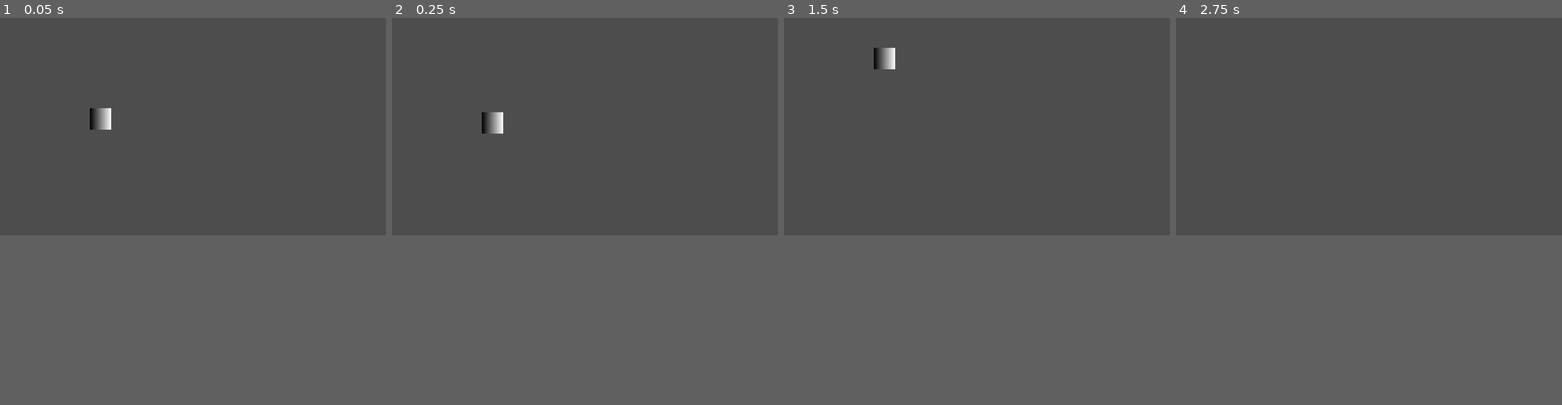
Above: before the commit, frames 1-4 (left to right).
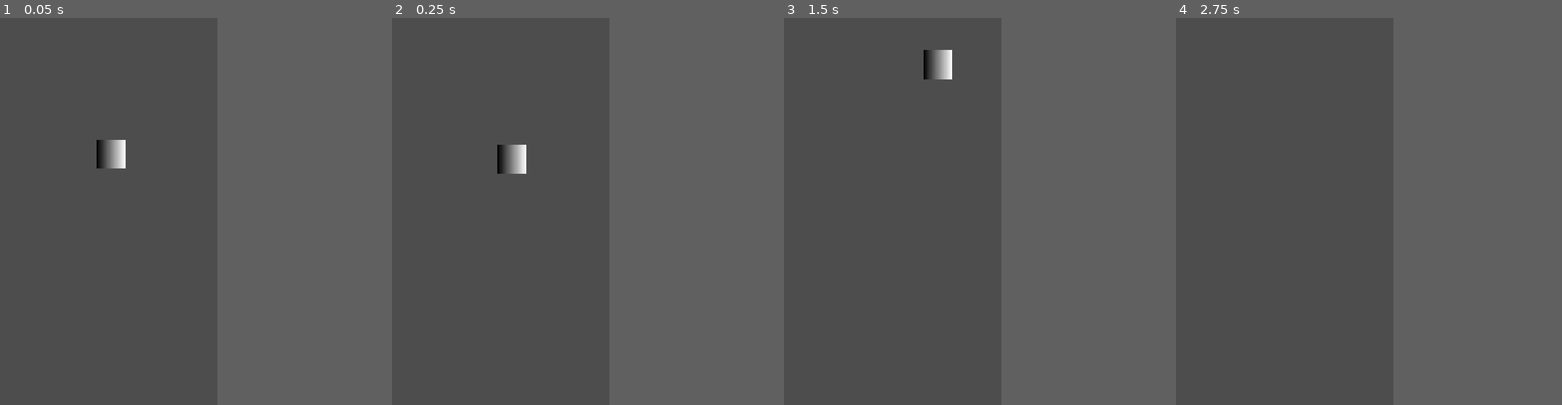
Above: after the commit, the same moments.

Repository: MichelineWL/jelly-rise
Game: Godot game, scene res://main.tscn
Same seed, same stepped clock (60 frames per second), same inputs: the game is played once before the commit and once after it.
Inputs:
- Up to frame 1 (0.05 s): no input
- Up to frame 2 (0.25 s): no input
- Up to frame 3 (1.5 s): hold Space (jump) 0.53-1.28 s; tap Space (jump) at 1.35 s
- Up to frame 4 (2.75 s): tap Space (jump) at 1.52, 1.82 s; hold Space (jump) from 2.03 s (still down)
In our replay, the window is 799x449 before the commit and 450x800 after it. These sizes can differ from the game's own. Grey fills any space a smaller window leaves; there, only what the larger window draws over its background counts as a difference.

The runs differ from the first frame. In frame 1, 0.7% of the frame differs, in the area x 23-33%, y 23-39%; in frame 2, 0.7%; in frame 3, 0.7%; in frame 4, only the window size differs.

Commit message:
feat(player): add oscillate movement, stamina, pity system, and death signal
- Add horizontal auto-oscillation via sine wave (D24 - one-button mechanic)
- Add pity system: ECHO MODE activates when player near bottom (D31)
- Refactor lose condition to emit player_died signal instead of direct reload
- Update main.gd to receive player_died signal and handle game over
- Add score display and pity overlay text to main scene

Diff:
--- /dev/null
+++ b/main.gd
@@ -0,0 +1,7 @@
+extends Node2D
+
+@onready var player = $Player
+@onready var stamina_text = $CanvasLayer/StaminaText
+
+func _process(delta):
+	stamina_text.text = "Stamina: " + str(int(player.stamina))
--- a/main.tscn
+++ b/main.tscn
@@ -1,7 +1,38 @@
 [gd_scene format=3 uid="uid://dgv85wkdkwtfl"]
 
+[ext_resource type="Script" uid="uid://bp67ogtsbu76l" path="res://main.gd" id="1_0xm2m"]
 [ext_resource type="PackedScene" uid="uid://d2xf005wsree6" path="res://player.tscn" id="1_ig7tw"]
 
+[sub_resource type="LabelSettings" id="LabelSettings_0xm2m"]
+
+[sub_resource type="CircleShape2D" id="CircleShape2D_ig7tw"]
+radius = 37.44329
+
 [node name="Main" type="Node2D" unique_id=1493826099]
+script = ExtResource("1_0xm2m")
+
+[node name="CanvasLayer" type="CanvasLayer" parent="." unique_id=1728634134]
+
+[node name="StaminaText" type="Label" parent="CanvasLayer" unique_id=59332146]
+offset_left = -174.0
+offset_top = -180.0
+offset_right = -74.0
+offset_bottom = -157.0
+size_flags_horizontal = 0
+text = "Stamina: 100"
+label_settings = SubResource("LabelSettings_0xm2m")
 
 [node name="Player" parent="." unique_id=984360294 instance=ExtResource("1_ig7tw")]
+
+[node name="Obstacle" type="StaticBody2D" parent="." unique_id=641511488]
+
+[node name="CollisionShape2D" type="CollisionShape2D" parent="Obstacle" unique_id=521962164]
+position = Vector2(58, 88)
+shape = SubResource("CircleShape2D_ig7tw")
+
+[node name="CollisionShape2D2" type="CollisionShape2D" parent="Obstacle" unique_id=600292759]
+position = Vector2(-71, 87)
+shape = SubResource("CircleShape2D_ig7tw")
+disabled = true
+
+[node name="Sprite2D" type="Sprite2D" parent="Obstacle" unique_id=1772411381]
--- a/player.gd
+++ b/player.gd
@@ -1,30 +1,94 @@
 extends CharacterBody2D
 
-@export var gravity := 400.0
+# === PHYSICS ===
+@export var gravity := 350.0
 @export var jump_force := -250.0
-@export var hold_force := -400.0
+@export var hold_force := -380.0
+@export var max_fall_speed := 400.0
 
+# === OSCILLATE (gerak kiri-kanan otomatis) ===
+@export var oscillate_amplitude := 100.0   # seberapa jauh ke kiri/kanan (pixel)
+@export var oscillate_speed := 1.0         # seberapa cepat bolak-balik (rad/detik)
+var oscillate_time := 0.0
+var screen_center_x := 240.0              # tengah layar (480 / 2)
+
+# === STAMINA ===
 var stamina := 100.0
-var max_stamina = 100.0
+var max_stamina := 100.0
+
+# === PITY SYSTEM (D31) ===
+var pity_threshold := 680.0    # kalau Y lebih besar dari ini = mau game over
+var is_pity_active := false
+var pity_timer := 0.0
+var pity_duration := 4.0       # pity bertahan 4 detik
+
+# === SINYAL ===
+signal player_died    # dikirim ke main.gd saat mati
+var is_dead := false
 
 func _ready():
-	position = Vector2(300, 300)
+	position = Vector2(screen_center_x, 300)
 
 func _physics_process(delta):
+	if is_dead:
+		return
+	# --- GRAVITY ---
 	velocity.y += gravity * delta
-
+	velocity.y = min(velocity.y, max_fall_speed)
+	# --- TAP: boost awal ---
 	if Input.is_action_just_pressed("jump"):
 		velocity.y = jump_force
+	# --- HOLD: boost terus ---
+	if Input.is_action_pressed("jump"):
+		if stamina > 0:
+			velocity.y += hold_force * delta
+			stamina -= 25 * delta
+		else:
+			velocity.y += (hold_force * 0.2) * delta
+	else:
+		stamina += 15 * delta
+	stamina = clamp(stamina, 0, max_stamina)
+	# --- OSCILLATE X ---
+	oscillate_time += delta * oscillate_speed
+	position.x = screen_center_x + sin(oscillate_time) * oscillate_amplitude
+	velocity.x = 0   # kita set X manual, bukan lewat velocity
+	# --- PITY CHECK (D31) ---
+	_check_pity(delta)
+	move_and_slide()
+	# --- WARNA berdasarkan state ---
+	if is_pity_active:
+		modulate = Color(0.3, 1.0, 1.0)   # cyan = echo mode
+	elif stamina < 20:
+		modulate = Color(1, 0.5, 0.5)     # merah = stamina hampir habis
+	else:
+		modulate = Color(1, 1, 1)
+	# --- LOSE: jatuh ke bawah ---
+	if position.y > 900 and not is_dead:
+		_die()
 
-	if Input.is_action_pressed("jump") and stamina > 0:
-		velocity.y += hold_force * delta
-		stamina -= 20 * delta
-	else:
-		stamina += 10 * delta
+func _check_pity(delta):
+	# Aktifkan pity kalau posisi Y sudah terlalu ke bawah
+	if position.y > pity_threshold and not is_pity_active:
+		_activate_pity()
+	# Countdown pity timer
+	if is_pity_active:
+		pity_timer -= delta
+		# Efek pity: oscillate melambat + stamina regen cepat
+		oscillate_speed = 1.0       # lebih lambat = lebih gampang dikontrol
+		stamina += 30 * delta       # regen cepat
+		stamina = clamp(stamina, 0, max_stamina)
+		if pity_timer <= 0:
+			_deactivate_pity()
 
-	stamina = clamp(stamina, 0, max_stamina)
+func _activate_pity():
+	is_pity_active = true
+	pity_timer = pity_duration
+	print("ECHO MODE AKTIF!")   # debug, bisa dihapus nanti
 
-	move_and_slide()
+func _deactivate_pity():
+	is_pity_active = false
+	oscillate_speed = 2.0   # kembali normal
 
-	if position.y > 800:
-		get_tree().reload_current_scene()
+func _die():
+	is_dead = true
+	emit_signal("player_died")
--- a/project.godot
+++ b/project.godot
@@ -14,6 +14,12 @@
 run/main_scene="res://main.tscn"
 config/features=PackedStringArray("4.6", "GL Compatibility")
 config/icon="res://icon.svg"
+
+[display]
+
+window/size/viewport_width=480
+window/size/viewport_height=854
+window/stretch/mode="canvas_items"
 
 [input]
 
Not shown, added: main.gd.uid
